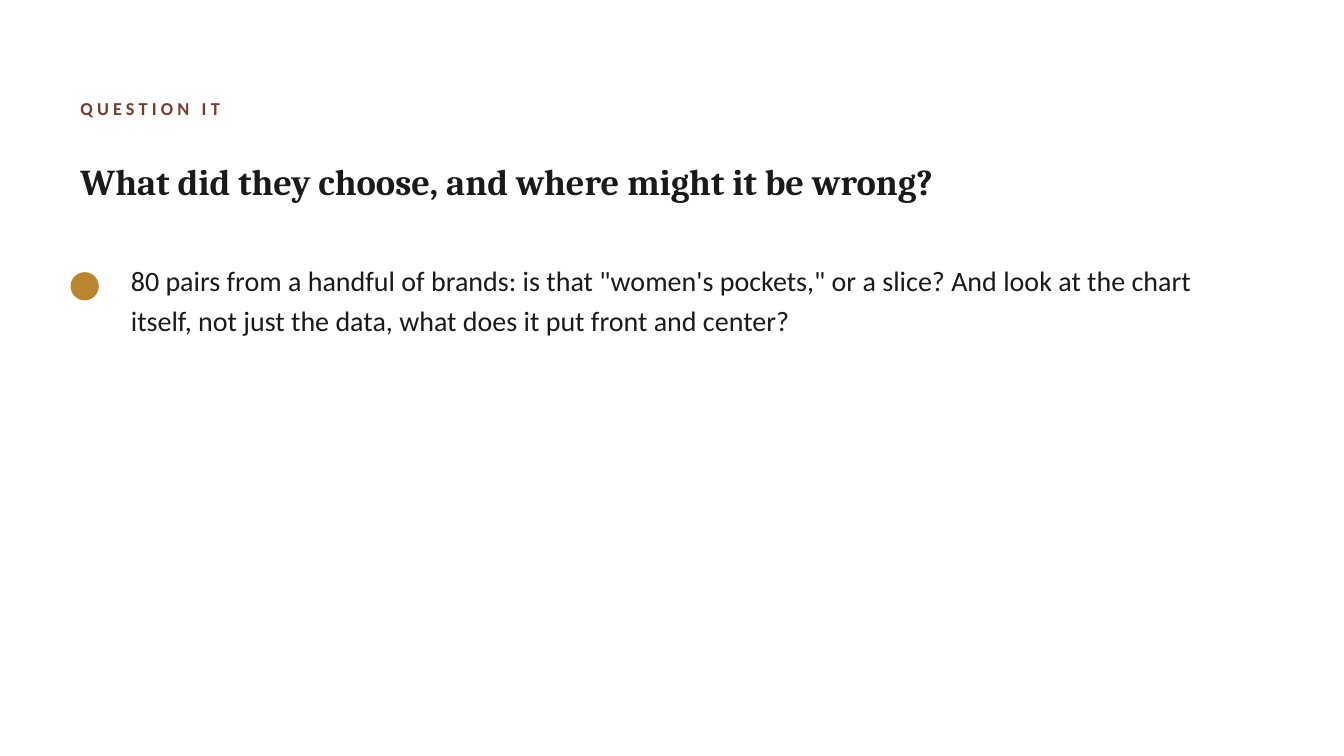
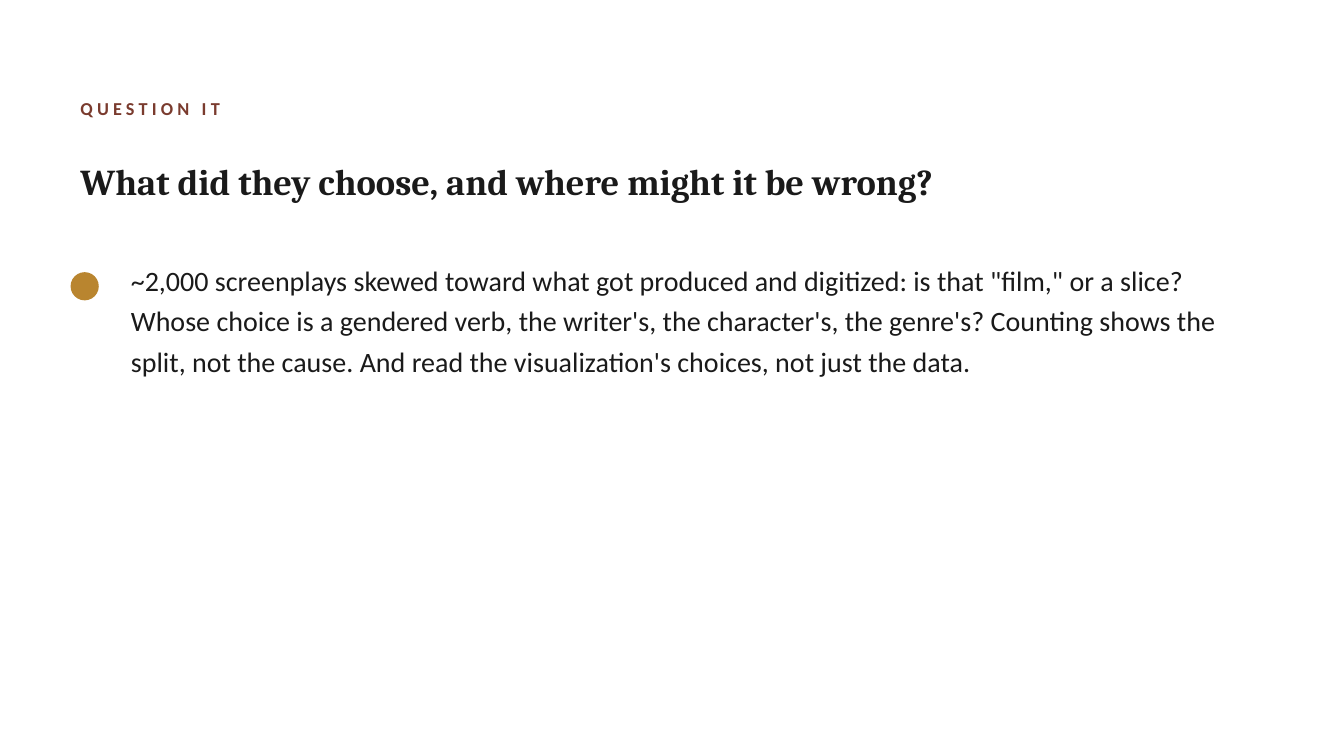
Before and after one commit to lucianli123/culture-as-data-2026, a slide deck: slide 3 of slides/pptx/week-01.pptx. Drawn at 1344x756 pixels with LibreOffice and Linux fonts; fonts in the diff are those of the drawing. Boxes give left, top, right and bottom in pixels: in the first picture for what was removed or moved away, otherwise in the second. Text is boxed around its words. In the diff, an @@ line names an element or a change of style, - is before the commit and + after.

```diff
--- a/slides/pptx/week-01.pptx
+++ b/slides/pptx/week-01.pptx
@@ text at (x1=131, y1=271, x2=1215, y2=377): text changed @@
-80 pairs from a handful of brands: is that "women's pockets," or a slice? And look at the chart itself, not just the data, what does it put front and center?
+~2,000 screenplays skewed toward what got produced and digitized: is that "film," or a slice? Whose choice is a gendered verb, the writer's, the character's, the genre's? Counting shows the split, not the cause. And read the visualization's choices, not just the data.
```
Also in this commit, not shown: 3 other slides changed, 50 other files.
